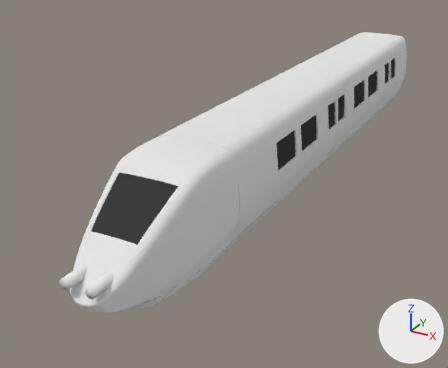
An edit to the Blender file assets/trains/intercity/cab/cab.blend, drawn before and after from the same camera.
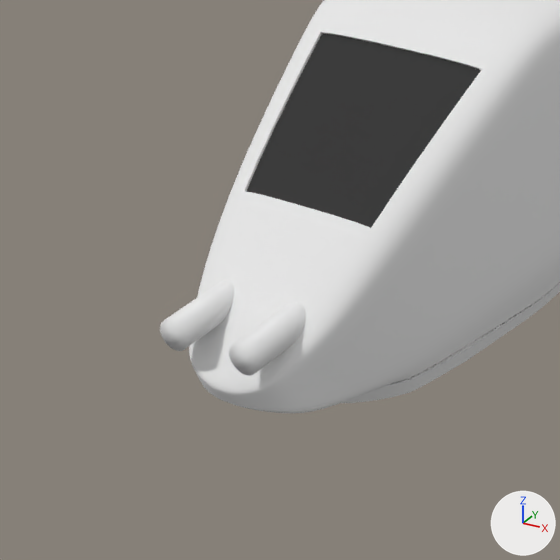
Old and new are each drawn whole from a 50 mm lens placed at (8.03, -20.41, 8.2), pointed at (-1.51, -3.06, -0.48) and again close up on the part from 0% to 46% of the width and 44% to 100% of the height. Lighting does not change. The marker at lower right points along +X, +Y and +Z.

The first close-up shows 'Circle', 'body', 'body.001'.
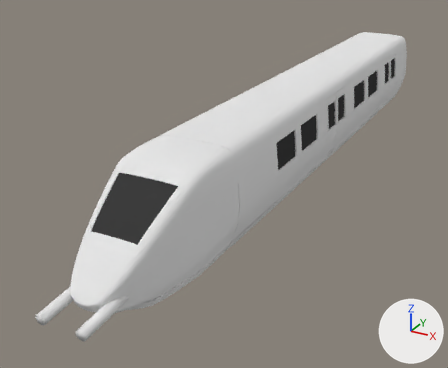
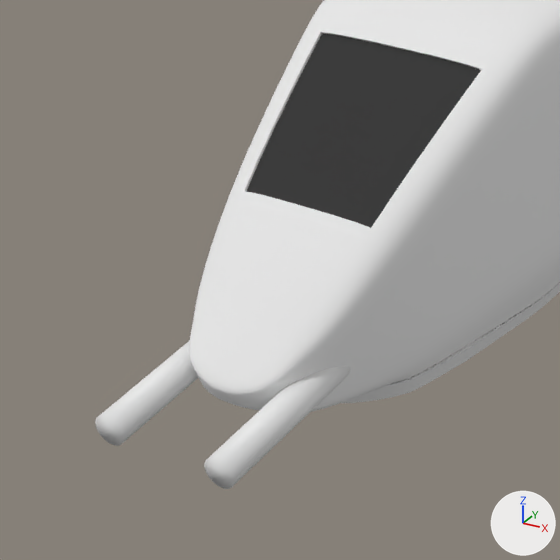
The change in detail:
me_circle_001 has 64 vertices, 34 faces and spans x 0.21..0.49, y -1.1..0.7, z -0.09..0.19.
me_circle_001 is used by ob_circle; location (0.0, -11.1, 0.9).
me_circle_001 part 1: the whole mesh is moved by (0.2, 0.0, -0.05).
Object 'Circle' (ob_circle) moves from (0.0, -11.1, 0.9) to (0.0, -11.7, 0.45).
Object 'Circle' (ob_circle) turns from (0, 0, 0) to (5, 0, 0) degrees about x, y and z.

Where the change shows, as pixel boxes [x1, y1, x2, y2] in the close-ups (560 x 560 px):
'body.001', mesh moved: before [189, 0, 560, 413]; after [189, 0, 560, 411]
'Circle', moved, turned: before [160, 280, 306, 376]; after [95, 340, 351, 489]
